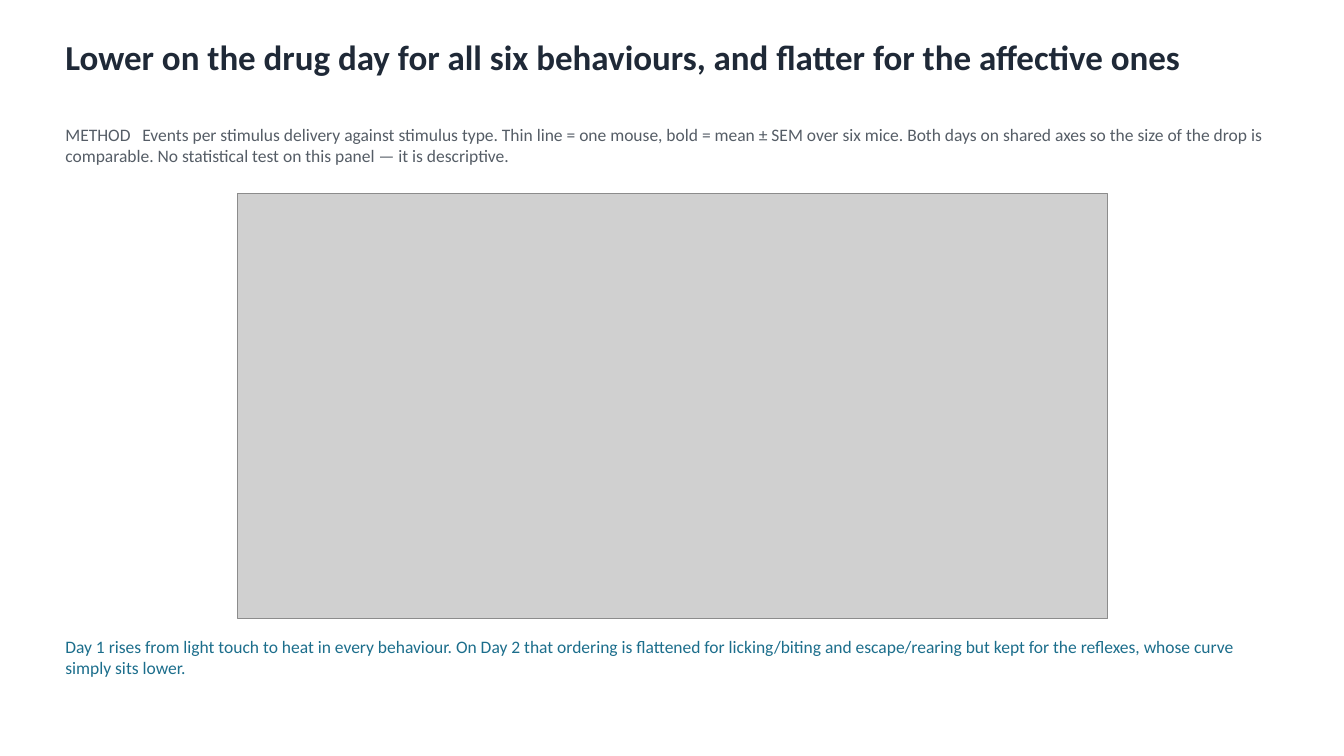
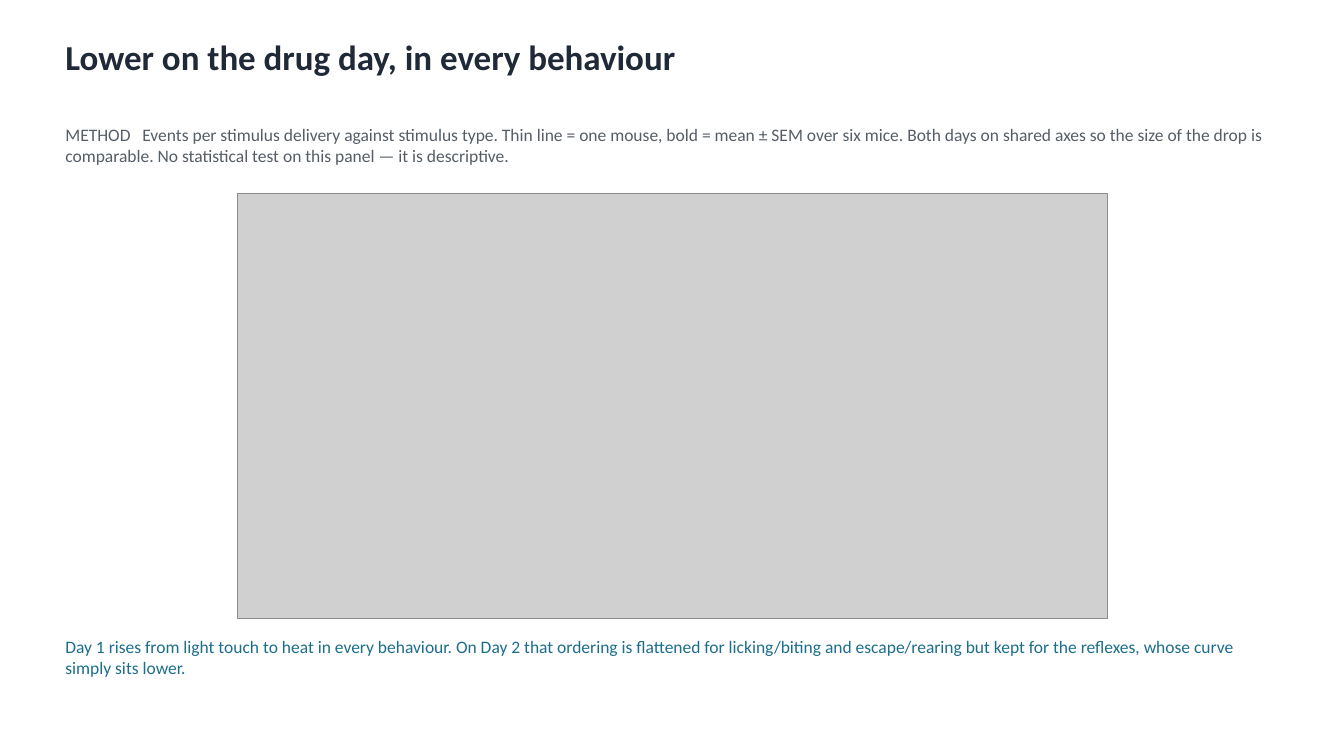
Before and after one commit to limserenahansol/painassay_withdrug, a slide deck: slide 3 of slides/mini1p_SBI553_FINAL_2026-09-03_v2.pptx. Drawn at 1344x756 pixels with LibreOffice and Linux fonts; fonts in the diff are those of the drawing; grey boxes stand for pictures. Boxes give left, top, right and bottom in pixels: in the first picture for what was removed or moved away, otherwise in the second. Text is boxed around its words. In the diff, an @@ line names an element or a change of style, - is before the commit and + after.

```diff
--- a/slides/mini1p_SBI553_FINAL_2026-09-03_v2.pptx
+++ b/slides/mini1p_SBI553_FINAL_2026-09-03_v2.pptx
@@ text at box(65, 45, 675, 76): text changed @@
-Lower on the drug day for all six behaviours, and flatter for the affective ones
+Lower on the drug day, in every behaviour
```
Also in this commit, not shown: 4 other slides changed, 2 other files.
